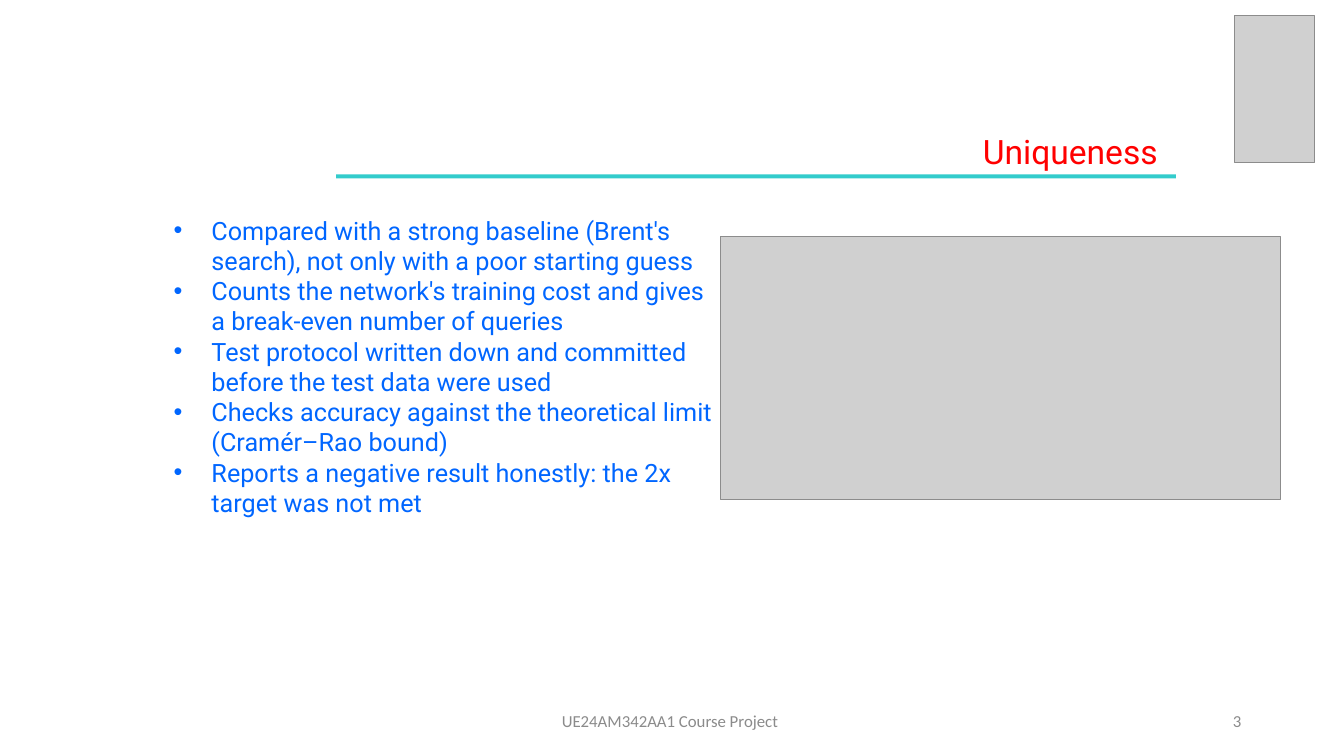
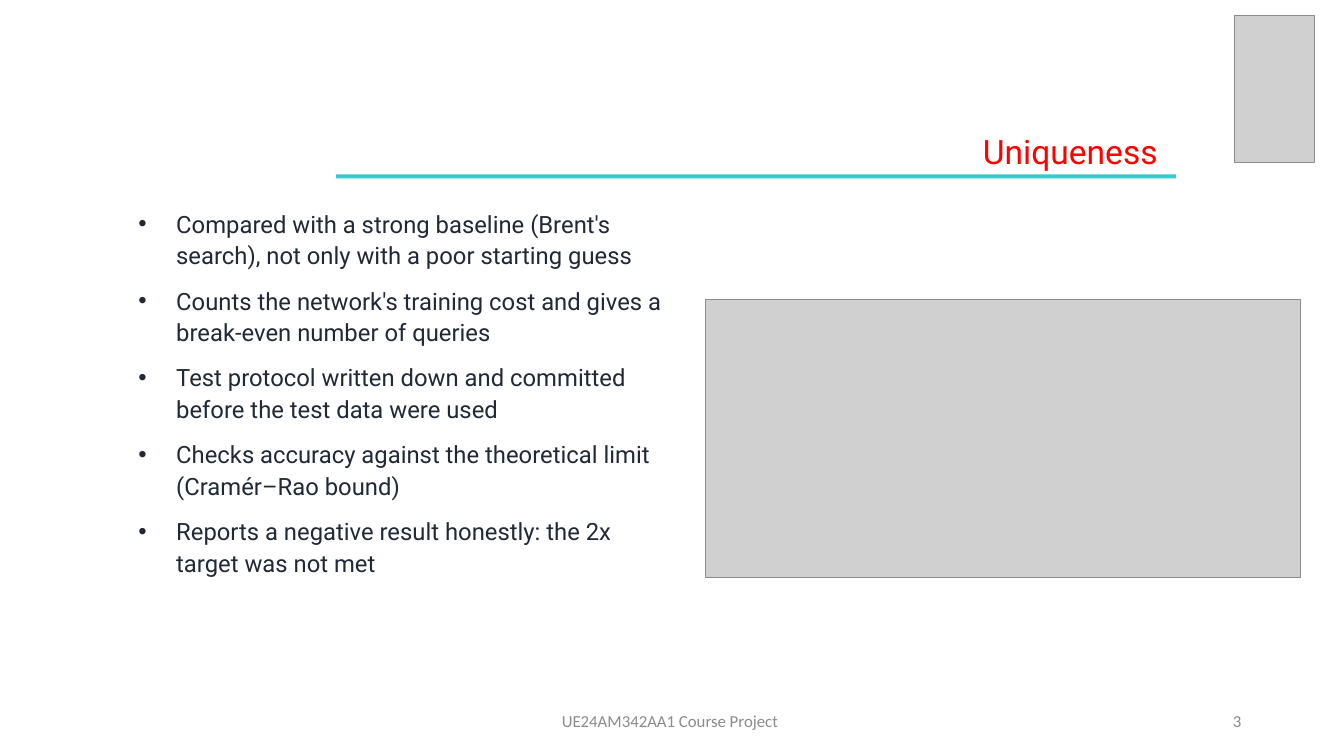
Before and after one commit to minkysponge-wq/Afml-Mini-project, a slide deck: slide 3 of docs/slides/AFML_project_slides.pptx. Drawn at 1344x756 pixels with LibreOffice and Linux fonts; fonts in the diff are those of the drawing; grey boxes stand for pictures. Boxes give left, top, right and bottom in pixels: in the first picture for what was removed or moved away, otherwise in the second. Text is boxed around its words. In the diff, an @@ line names an element or a change of style, - is before the commit and + after.

```diff
--- a/docs/slides/AFML_project_slides.pptx
+++ b/docs/slides/AFML_project_slides.pptx
@@ text "Compared with a strong baseline ...": place and size @@
-text "Compared with a strong baseline ..." at bbox=[211, 220, 712, 518]
+text "Compared with a strong baseline ..." at bbox=[176, 214, 661, 577]
@@ text "Compared with a strong baseline ..." at bbox=[176, 214, 661, 577]: size 18 to 17 pt, text colour #0066FF to #1F2937; line spacing 1 to 1.1; more space between paragraphs @@
@@ picture: place and size @@
-picture at bbox=[721, 237, 1280, 499]
+picture at bbox=[706, 299, 1301, 579]
```
Also in this commit, not shown: 6 other slides changed, 3 other files.
